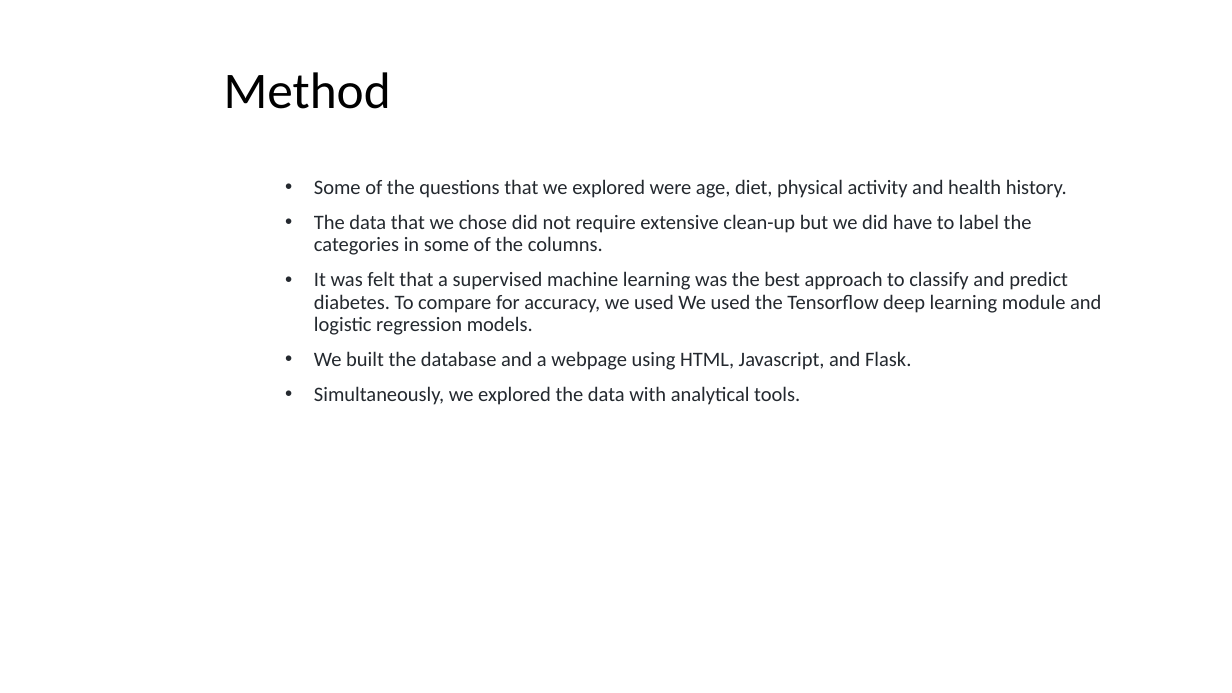
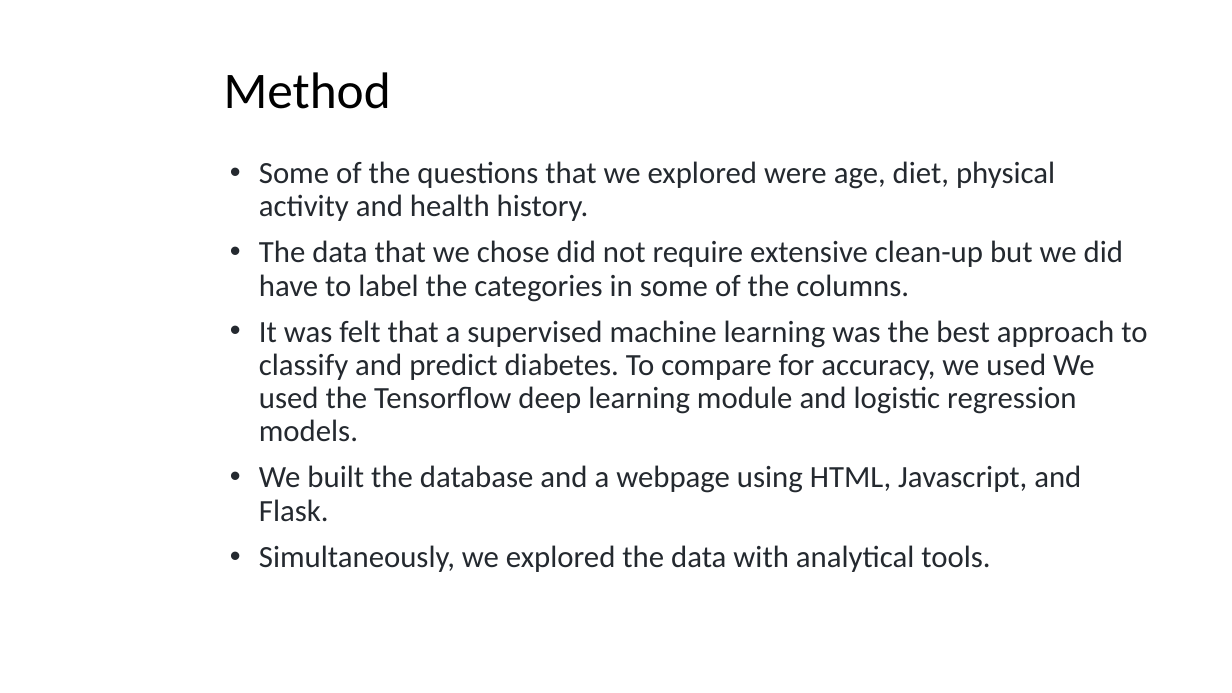
Before and after one commit to Isabel-gt/Final_Project, a slide deck: slide 6 of Diabetes_Predictions.pptx. Drawn at 1232x693 pixels with LibreOffice and Linux fonts; fonts in the diff are those of the drawing; background and template pictures are left out. Boxes give left, top, right and bottom in pixels: in the first picture for what was removed or moved away, otherwise in the second. Text is boxed around its words. In the diff, an @@ line names an element or a change of style, - is before the commit and + after.

```diff
--- a/Diabetes_Predictions.pptx
+++ b/Diabetes_Predictions.pptx
@@ subtitle "Some of the questions that ...": place and size @@
-subtitle "Some of the questions that ..." at bbox=[314, 179, 1101, 405]
+subtitle "Some of the questions that ..." at bbox=[259, 161, 1147, 572]
@@ subtitle "Some of the questions that ..." at bbox=[259, 161, 1147, 572]: size 16 to 24 pt @@
```
Also in this commit, not shown: 3 other slides changed.
